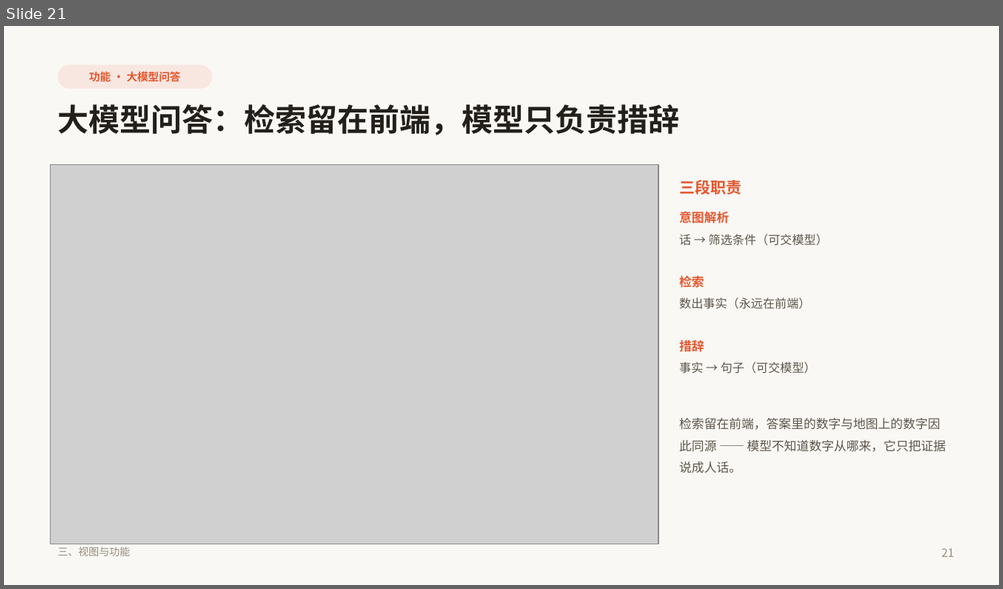
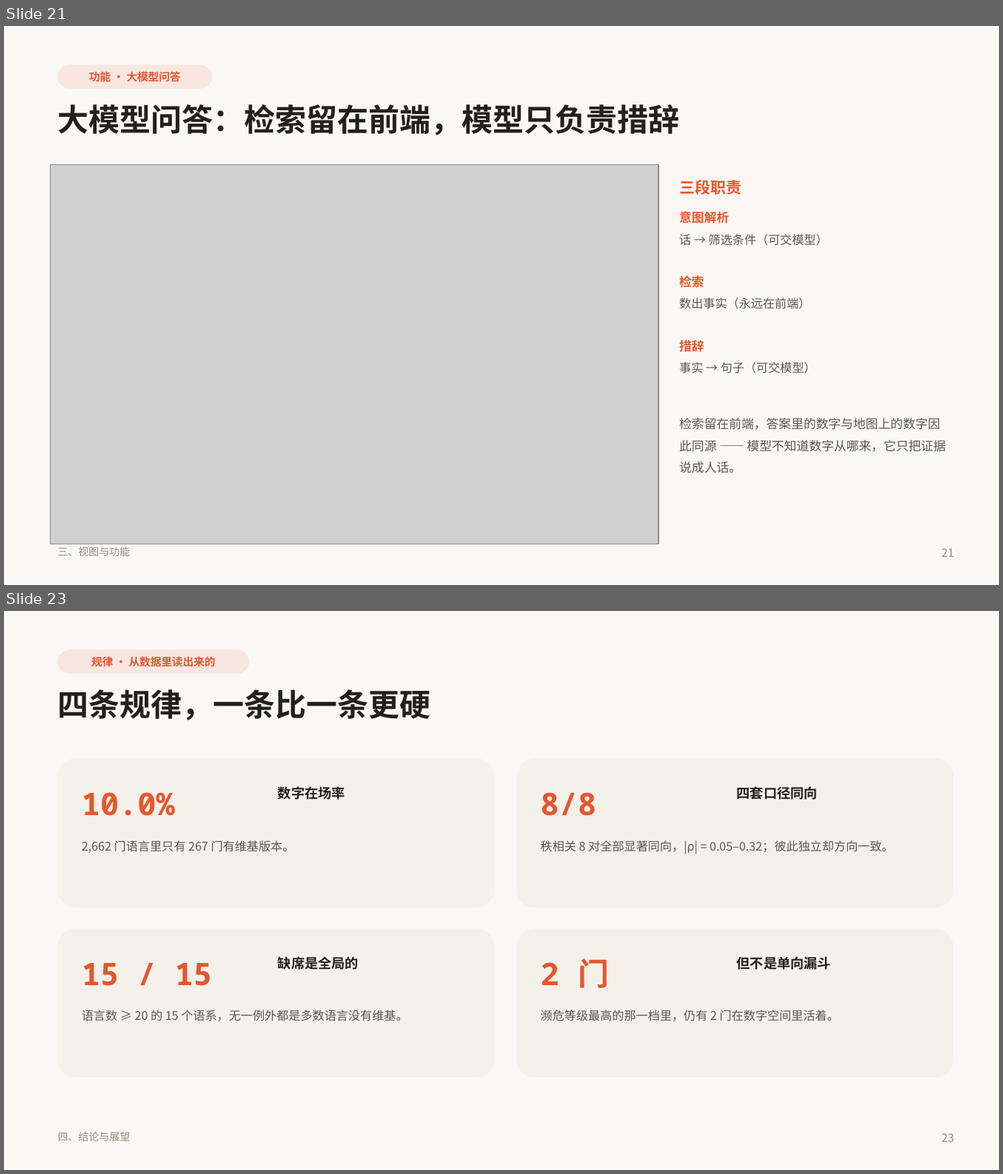
Before and after one commit to quvro/world-language-vitality-map, a slide deck: paper/世界语言赛博活力图谱_答辩PPT.pptx. Shown one above the other, each under a label of ours: slide 21 before the commit, slides 21 and 23 after it; the slides between them are not shown. The pictures are 1003x589 and 1003x1174 pixels, drawn with LibreOffice and Linux fonts; fonts in the diff are those of the drawing; grey boxes stand for pictures. Boxes give left, top, right and bottom in pixels: in the first picture for what was removed or moved away, otherwise in the second. Text is boxed around its words. In the diff, an @@ line names an element or a change of style, - is before the commit and + after.

Commit message:
﻿refactor(ppt): 第四部分重写为「结论与展望」
按用户要求拆成三块，共 4 个内容页：

23 四条规律
   10.0% 数字在场率 / 8 对 8 同向显著 / 15 个语系全是多数无维基 / 但不是单向漏斗
24 两个小例子
   例一 康沃尔语：最后一位母语者 1777 年去世，月阅读量 10.3 万 → 215 万（21 倍）
   例二 塞德克语 +10,270%：基线只有个位数，任何小波动都被放大 —— 增长率本身会骗人
   附一个只有作者知道的小细节：WALS 码 deu 在这份数据里是 Deuri 不是德语
25 三点不足与三条下一步
   覆盖面 / 单平台 / 端点敏感（首尾比值）→ 全量 Glottolog / 多平台 / Mann-Kendall 趋势检验
26 参考文献（9 条）

页脚统一改为「四、结论与展望」。总页数 26 → 27。
讲稿同步重导出：3,499 字。

```diff
--- a/paper/世界语言赛博活力图谱_答辩PPT.pptx
+++ b/paper/世界语言赛博活力图谱_答辩PPT.pptx
@@ slide 23 added at [4, 611, 999, 1170], background #FAF8F4 @@
@@ rounded rectangle added at [58, 649, 249, 674], fill #F8E6E0, 10.5 pt, text #E4572E, bold @@
+规律 · 从数据里读出来的
@@ text added at [58, 689, 431, 721], 30 pt, text #23201C, bold @@
+四条规律，一条比一条更硬
@@ rounded rectangle added at [58, 759, 494, 908], fill #F4F1EA @@
@@ rounded rectangle added at [517, 759, 953, 908], fill #F4F1EA @@
@@ text added at [278, 786, 345, 800], 13 pt, text #23201C, bold @@
+数字在场率
@@ text added at [737, 786, 817, 800], 13 pt, text #23201C, bold @@
+四套口径同向
@@ text added at [82, 792, 175, 816], 30 pt, text #E4572E, bold @@
+10.0%
@@ text added at [540, 792, 597, 816], 30 pt, text #E4572E, bold @@
+8/8
@@ text added at [82, 840, 295, 853], 11.5 pt, text #5C564C @@
+2,662 门语言里只有 267 门有维基版本。
@@ text added at [540, 840, 893, 854], 11.5 pt, text #5C564C @@
+秩相关 8 对全部显著同向，|ρ| = 0.05–0.32；彼此独立却方向一致。
@@ rounded rectangle added at [58, 929, 494, 1078], fill #F4F1EA @@
@@ rounded rectangle added at [517, 929, 953, 1078], fill #F4F1EA @@
@@ text added at [82, 963, 212, 986], 30 pt, text #E4572E, bold @@
+15 / 15
@@ text added at [278, 957, 358, 970], 13 pt, text #23201C, bold @@
+缺席是全局的
@@ text added at [540, 959, 609, 988], 30 pt, text #E4572E, bold @@
+2 门
@@ text added at [737, 957, 831, 970], 13 pt, text #23201C, bold @@
+但不是单向漏斗
@@ text added at [82, 1010, 407, 1022], 11.5 pt, text #5C564C @@
+语言数 ≥ 20 的 15 个语系，无一例外都是多数语言没有维基。
@@ text added at [540, 1010, 839, 1022], 11.5 pt, text #5C564C @@
+濒危等级最高的那一档里，仍有 2 门在数字空间里活着。
@@ text added at [58, 1132, 131, 1142], 10 pt, text #948C7E @@
+四、结论与展望
@@ text added at [941, 1133, 953, 1142], 11 pt, text #948C7E @@
+23
```
Also in this commit, not shown: 1 slide changed, 3 other slides added, 3 slides removed, 4 other files.
